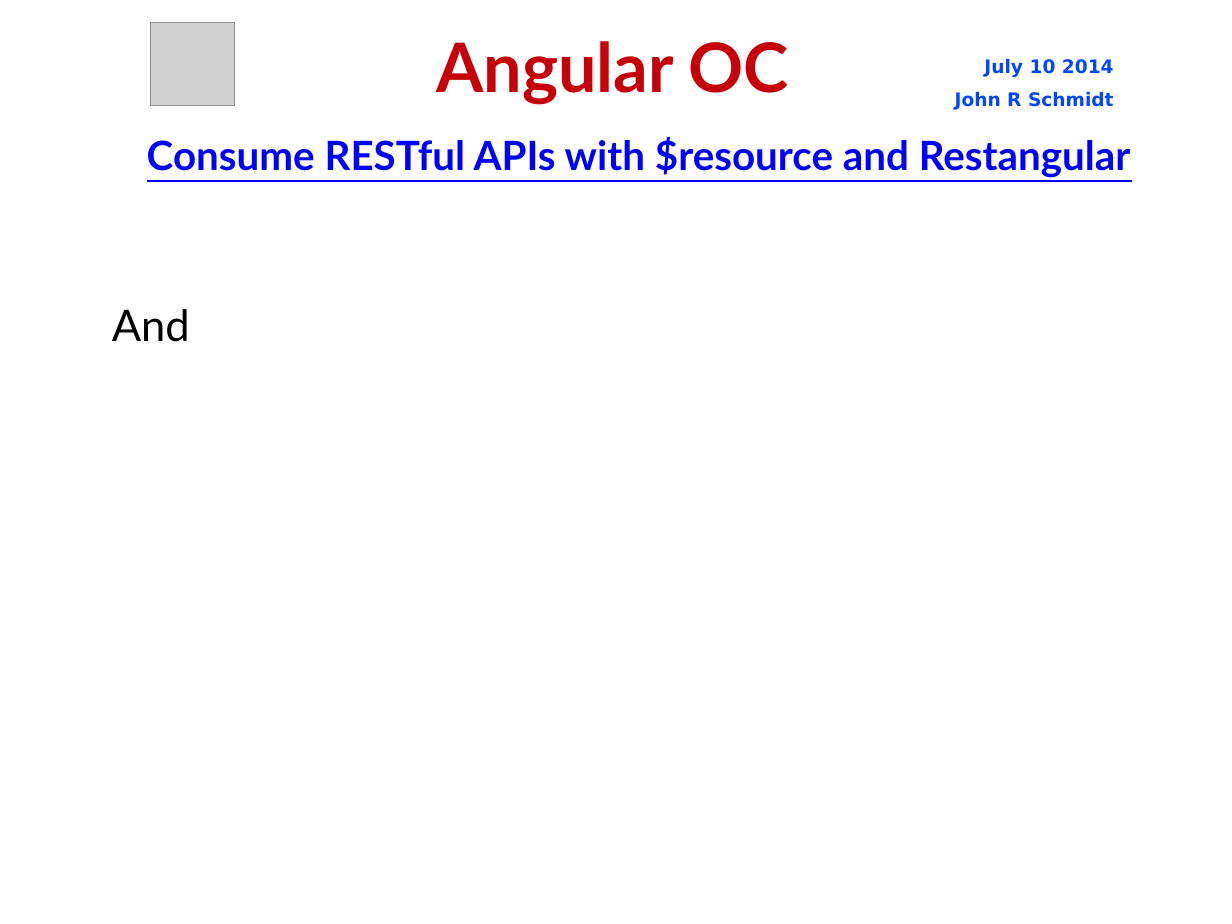
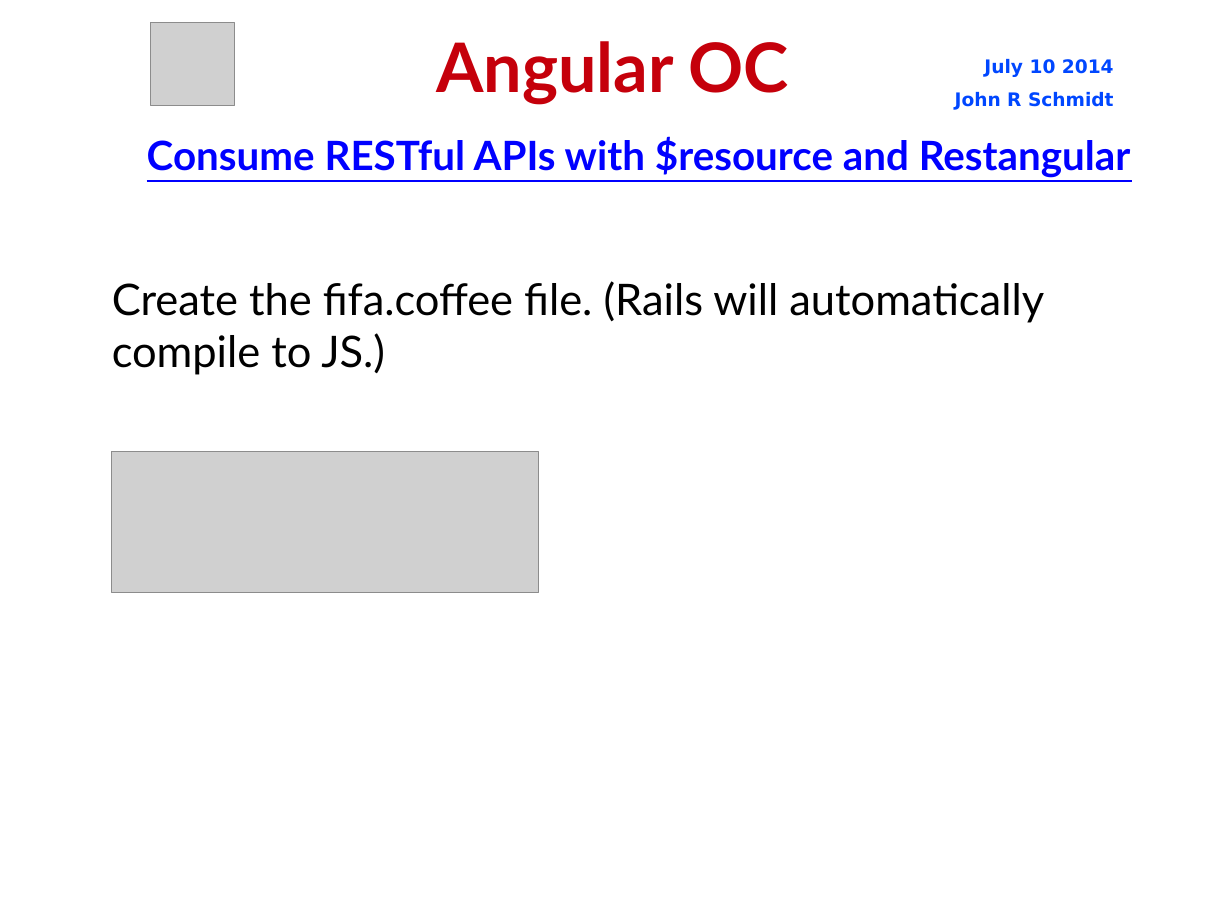
Before and after one commit to jrschmidt/fifa-angular-rest-demo, a slide deck: slide 19 of fifa.odp. Drawn at 1232x924 pixels with LibreOffice and Linux fonts; fonts in the diff are those of the drawing; grey boxes stand for pictures; background and template pictures are left out. Boxes give left, top, right and bottom in pixels: in the first picture for what was removed or moved away, otherwise in the second. Text is boxed around its words. In the diff, an @@ line names an element or a change of style, - is before the commit and + after.

Commit message:
add fifa.coffee as our Angular app main js file

```diff
--- a/fifa.odp
+++ b/fifa.odp
@@ subtitle at bbox=[112, 281, 1044, 375]: text changed @@
-And
+Create the fifa.coffee file. (Rails will automatically compile to JS.)
@@ picture added at bbox=[112, 452, 539, 593] @@
```
Also in this commit, not shown: 2 other files.
